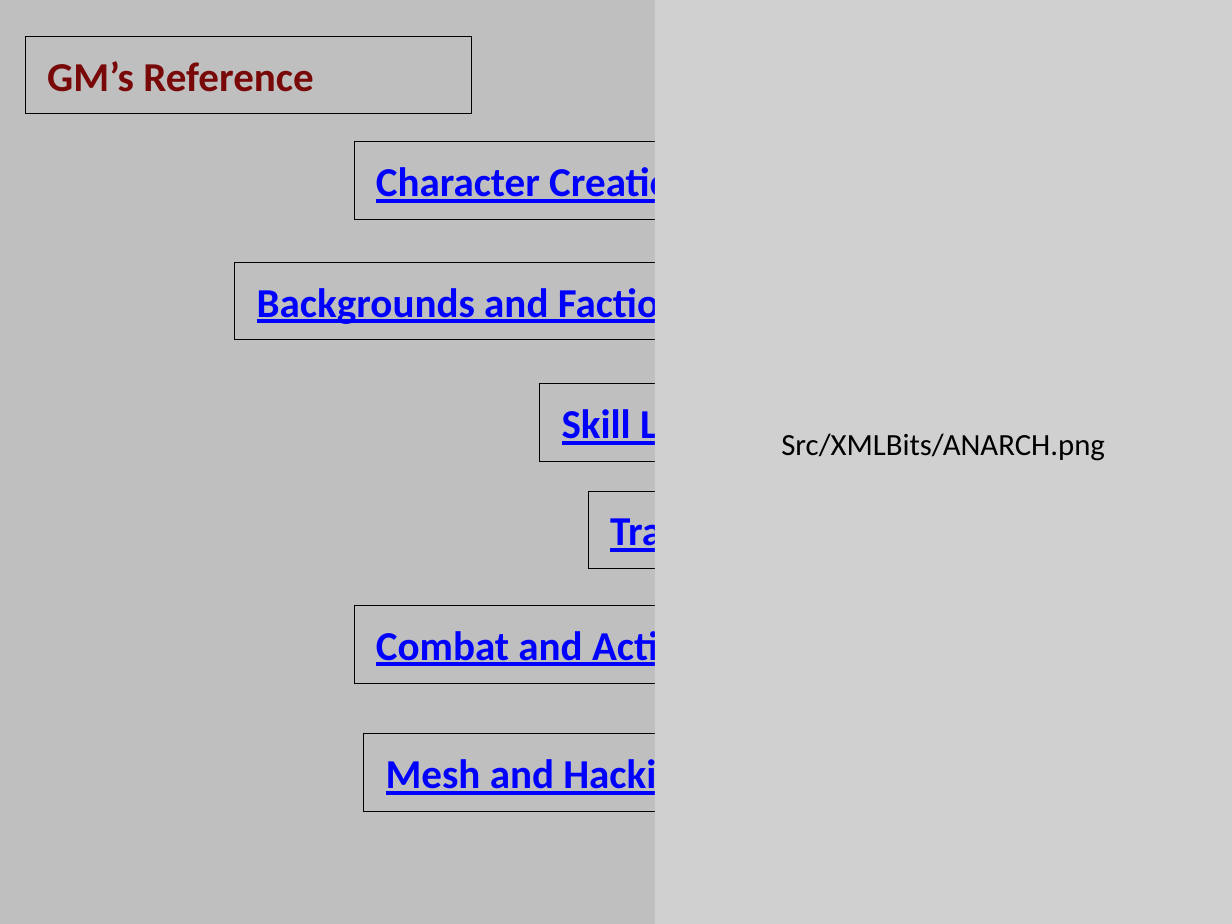
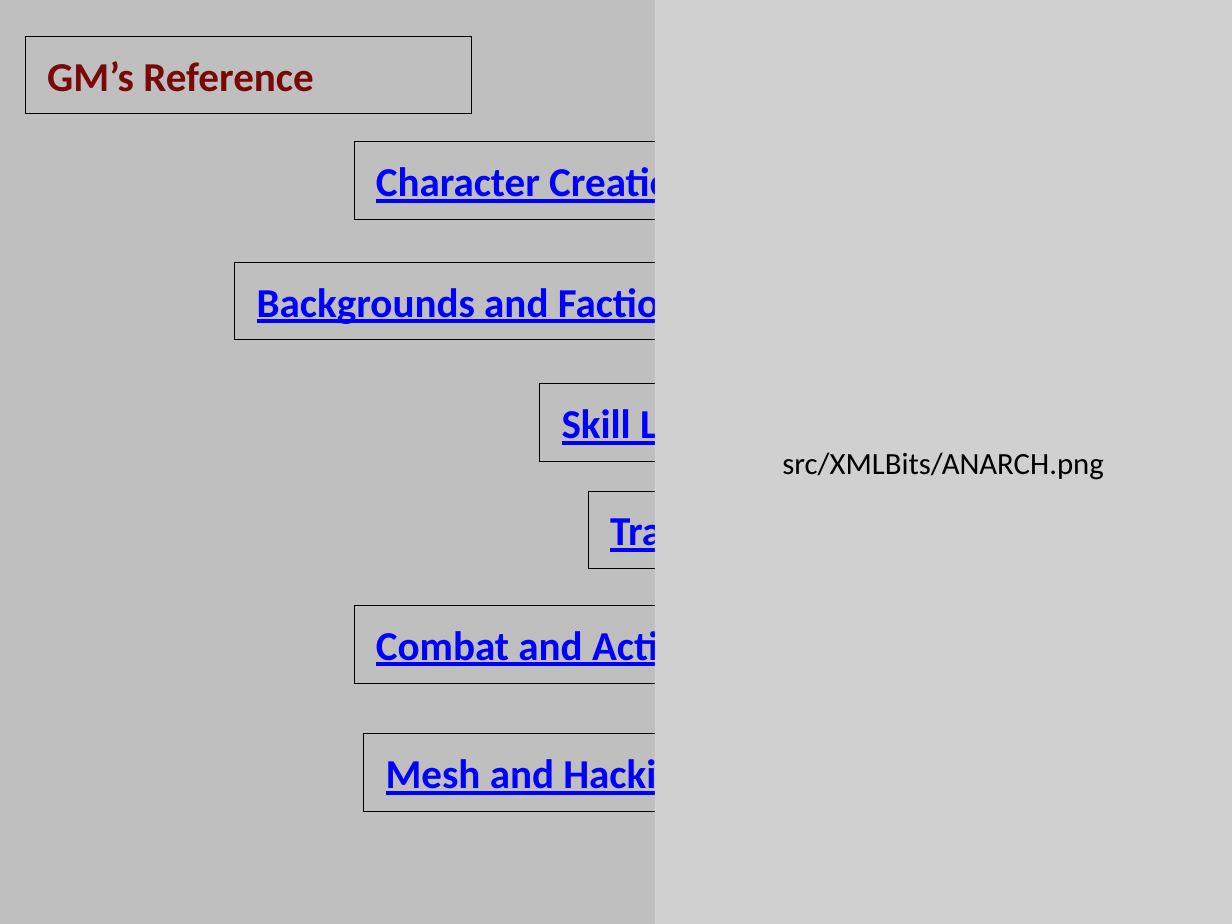
Before and after one commit to D6Digital/SWENGFrame, a slide deck: slide 4 of github resources/EclipsePhase.pptm. Drawn at 1232x924 pixels with LibreOffice and Linux fonts; fonts in the diff are those of the drawing; grey boxes stand for pictures. Boxes give left, top, right and bottom in pixels: in the first picture for what was removed or moved away, otherwise in the second. Text is boxed around its words. In the diff, an @@ line names an element or a change of style, - is before the commit and + after.

```diff
--- a/github resources/EclipsePhase.pptm
+++ b/github resources/EclipsePhase.pptm
@@ text in picture at (x1=782, y1=452, x2=1103, y2=480): text changed @@
-Src/XMLBits/ANARCH.png
+src/XMLBits/ANARCH.png
```
Also in this commit, not shown: 1 other slide changed, 33 slides added, 2 slides removed, 4 other files.
